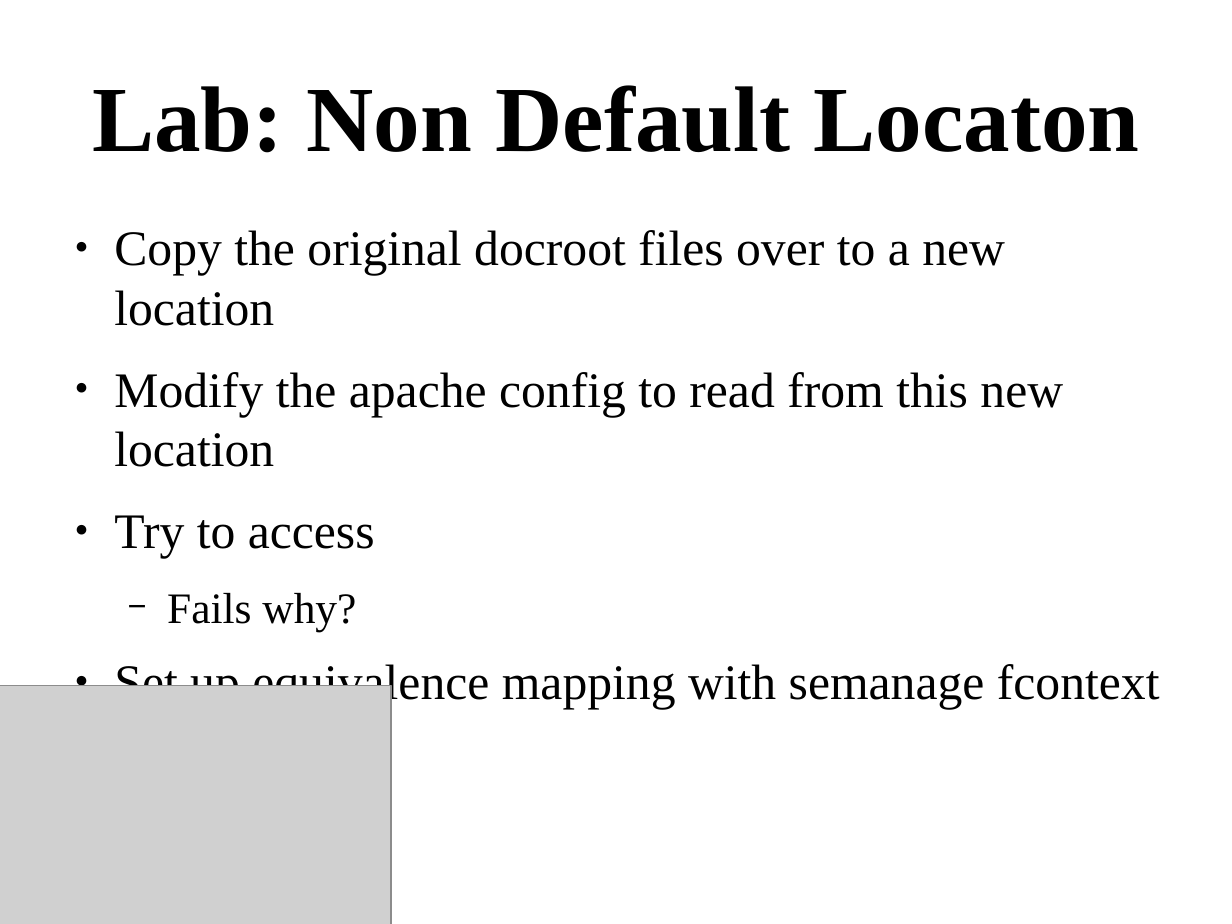
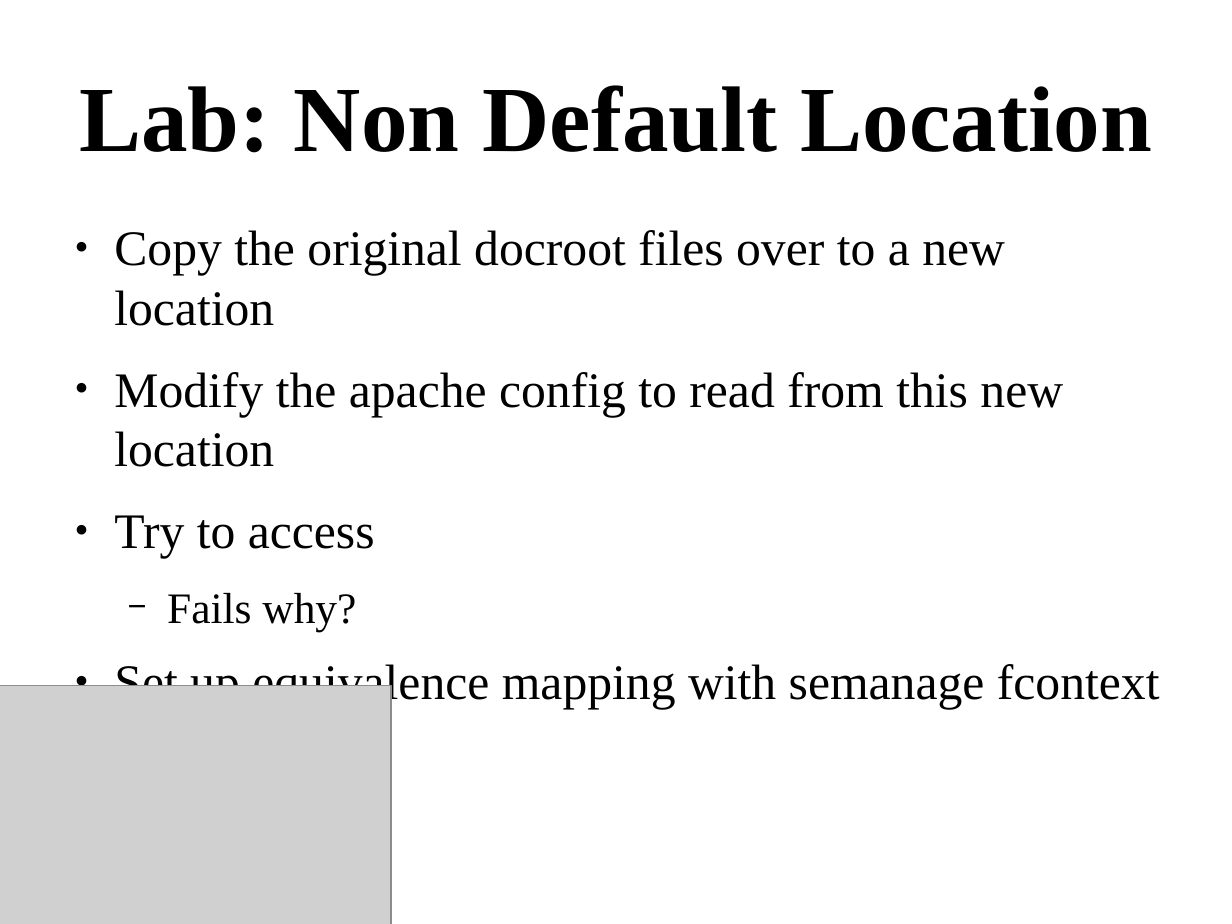
Before and after one commit to dpquigl/demystifying-selinux, a slide deck: slide 45 of demystifying-selinux-part2/demystifying_selinux_part2.odp. Drawn at 1232x924 pixels with LibreOffice and Linux fonts; fonts in the diff are those of the drawing; grey boxes stand for pictures. Boxes give left, top, right and bottom in pixels: in the first picture for what was removed or moved away, otherwise in the second. Text is boxed around its words. In the diff, an @@ line names an element or a change of style, - is before the commit and + after.

```diff
--- a/demystifying-selinux-part2/demystifying_selinux_part2.odp
+++ b/demystifying-selinux-part2/demystifying_selinux_part2.odp
@@ title at [79,85,1153,153]: text changed @@
-Lab: Non Default Locaton
+Lab: Non Default Location
```
Also in this commit, not shown: 6 other slides changed, 2 other files.
